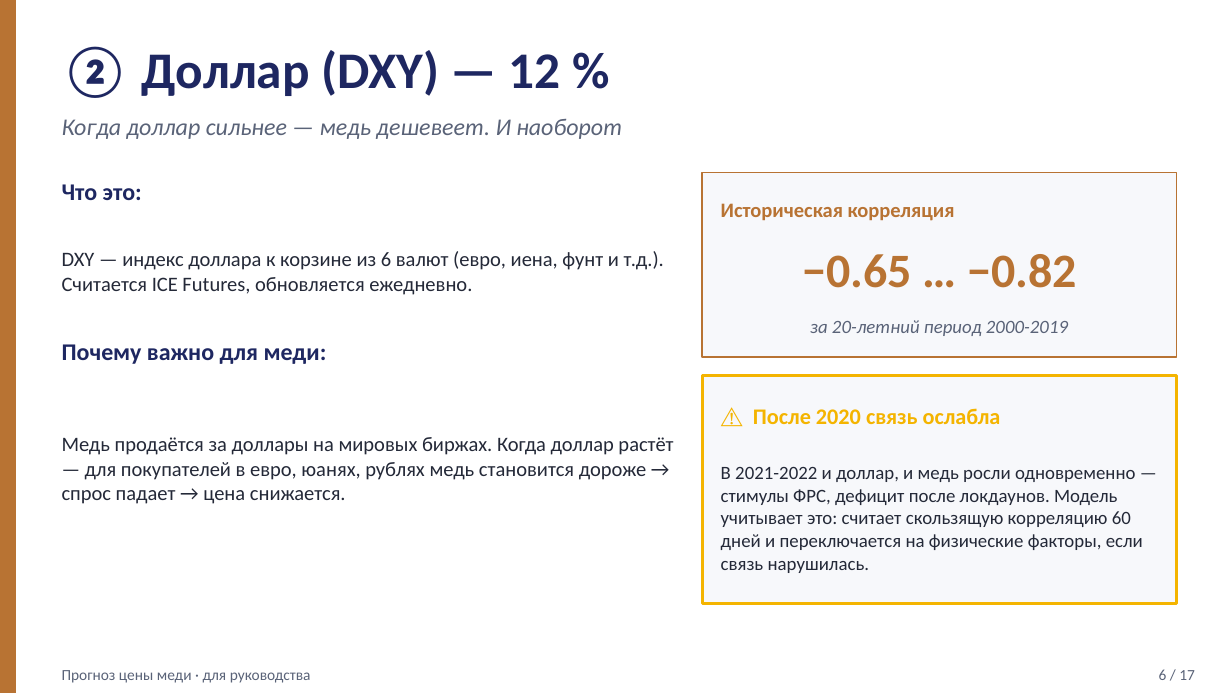
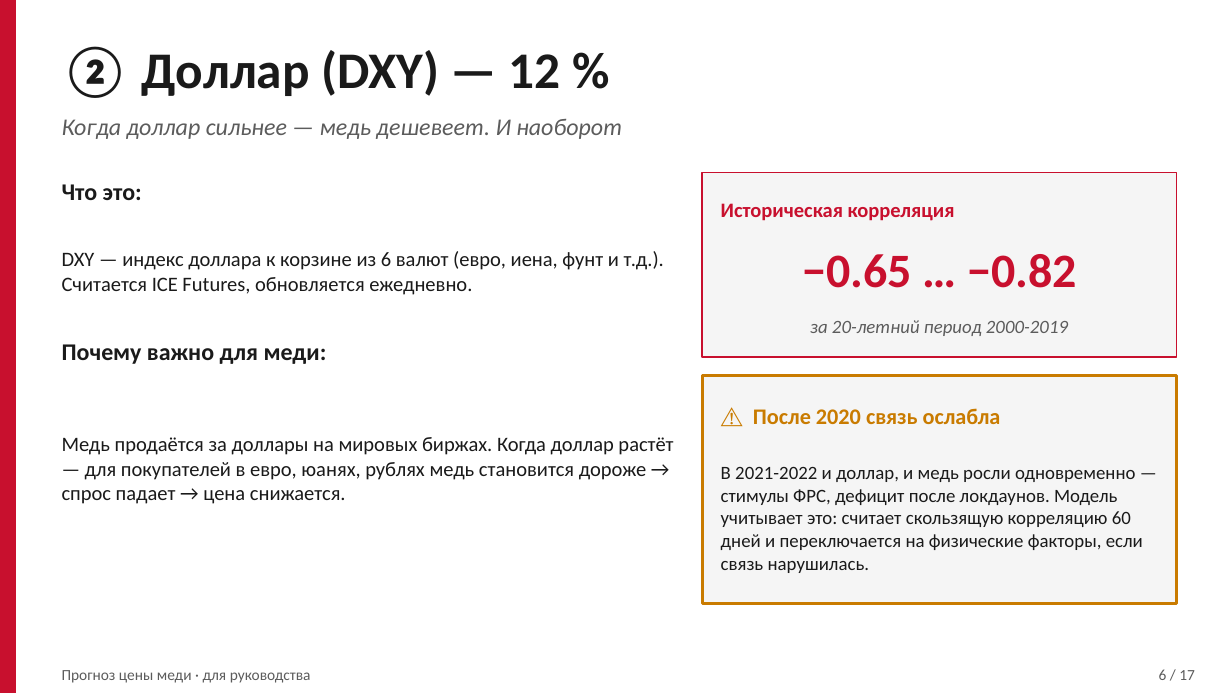
Before and after one commit to art6765/copper-forecast, a slide deck: slide 6 of presentation/Copper_Forecast_For_Director.pptx. Drawn at 1232x693 pixels with LibreOffice and Linux fonts; fonts in the diff are those of the drawing. Boxes give left, top, right and bottom in pixels: in the first picture for what was removed or moved away, otherwise in the second. Text is boxed around its words. In the diff, an @@ line names an element or a change of style, - is before the commit and + after.

```diff
--- a/presentation/Copper_Forecast_For_Director.pptx
+++ b/presentation/Copper_Forecast_For_Director.pptx
@@ rectangle at bbox=[0, 0, 15, 692]: fill #B87333 to #C8102E; outline #B87333 1 pt to #C8102E 1 pt @@
@@ rectangle at bbox=[702, 172, 1177, 357]: fill #F7F8FB to #F5F5F5; outline #B87333 1 pt to #C8102E 1 pt @@
@@ text "Историческая корреляция" at bbox=[721, 203, 955, 221]: text colour #B87333 to #C8102E @@
@@ text "−0.65 … −0.82" at bbox=[802, 254, 1076, 288]: text colour #B87333 to #C8102E @@
@@ text colour #1E2761 to #1A1A1A in 3 elements at bbox=[62, 46, 561, 98], bbox=[62, 184, 142, 200], bbox=[62, 344, 327, 364] @@
@@ rectangle at bbox=[702, 376, 1177, 604]: fill #F7F8FB to #F5F5F5; outline #F4B400 1.5 pt to #C97B00 1.5 pt @@
@@ text "⚠ После 2020 связь ослабла" at bbox=[753, 408, 1001, 424]: text colour #F4B400 to #C97B00 @@
@@ text colour #242938 to #1A1A1A in 3 elements at bbox=[62, 251, 664, 295], bbox=[62, 437, 673, 504], bbox=[721, 467, 1143, 573] @@
@@ text colour #5A6378 to #5C5C5C in 4 elements at bbox=[62, 119, 622, 139], bbox=[810, 320, 1068, 336], bbox=[62, 670, 311, 683], bbox=[1159, 669, 1195, 680] @@
```
Also in this commit, not shown: 16 other slides changed, 1 other file.
